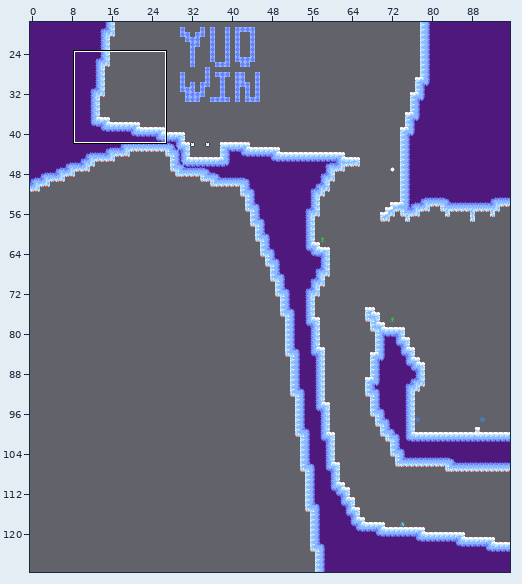
Level history. Tiled map (JSON): assets/world/room/ice2.json. Above, an overview of the earlier version with the close-up marked.
Close-up. Old version:
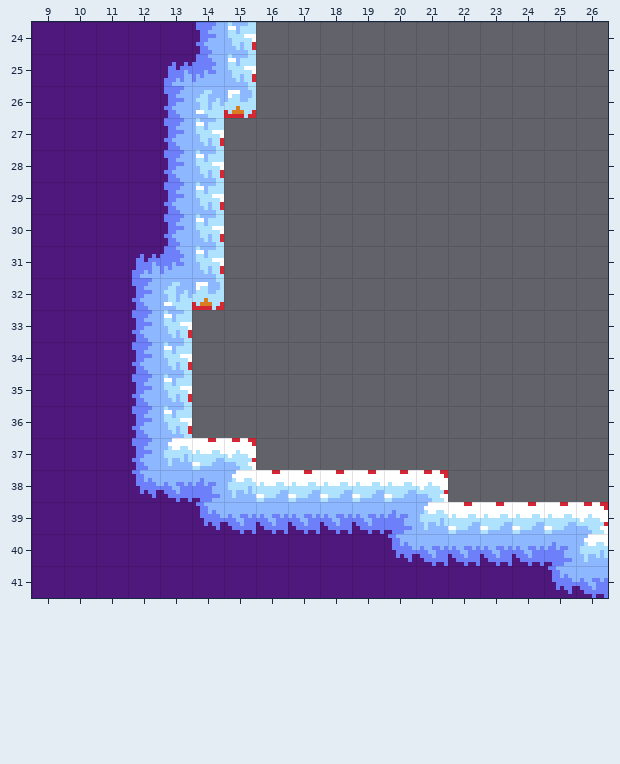
Cells are 8x8 px. Shown: x 9..26, y 24..41. The commit also changed other parts of the map, which this record leaves out.
After:
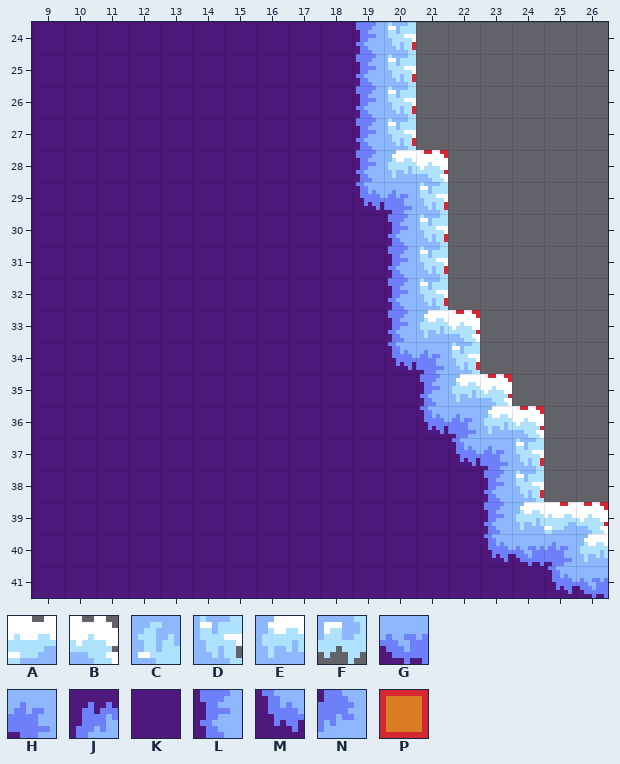
Key: from "ice": A 1, B 2, C 3, D 15, E 16, F 28, G 50, H 51, J 60, K 63, L 64, M 73, N 77; from "tools": P 1 "ground".
_ is an empty cell, . an unchanged one.
Change:
--- layer "draft"
@@ x 20..24 @@
-24 _....
-25 _....
-26 _....
-27 _....
-28 ._...
-29 ._...
-30 ._...
-31 ._...
-32 ._...
-33 .._..
-34 .._..
-35 ..._.
-36 ...._
-37 ...._
-38 ...._
+24 P....
+25 P....
+26 P....
+27 P....
+28 .P...
+29 .P...
+30 .P...
+31 .P...
+32 .P...
+33 ..P..
+34 ..P..
+35 ...P.
+36 ....P
+37 ....P
+38 ....P
--- layer "map"
@@ x 12..24 @@
-24 ..LD_____....
-25 .JND_____....
-26 .LCF_____....
-27 .LD______....
-28 .LD_______...
-29 .LD_______...
-30 .LD_______...
-31 JND_______...
-32 LCF_______...
-33 LD_________..
-34 LD_________..
-35 LD__________.
-36 LD___________
-37 LEAB_________
-38 MGHEAAAAAB___
-39 ..MGGGGGHEAAA
-40 ........MGGG.
+24 ..KKKKKLD....
+25 .KKKKKKLD....
+26 .KKKKKKLD....
+27 .KKKKKKLD....
+28 .KKKKKKLEB...
+29 .KKKKKKMHD...
+30 .KKKKKKKLD...
+31 KKKKKKKKLD...
+32 KKKKKKKKLD...
+33 KKKKKKKKLEB..
+34 KKKKKKKKMHD..
+35 KKKKKKKKKLEB.
+36 KKKKKKKKKMHEB
+37 KKKKKKKKKKMHD
+38 KKKKKKKKKKKLD
+39 ..KKKKKKKKKLE
+40 ........KKKM.
Pixel boxes of the changes (left, top, right, bottom) in both close-ups:
changed: (132, 22, 544, 566)
